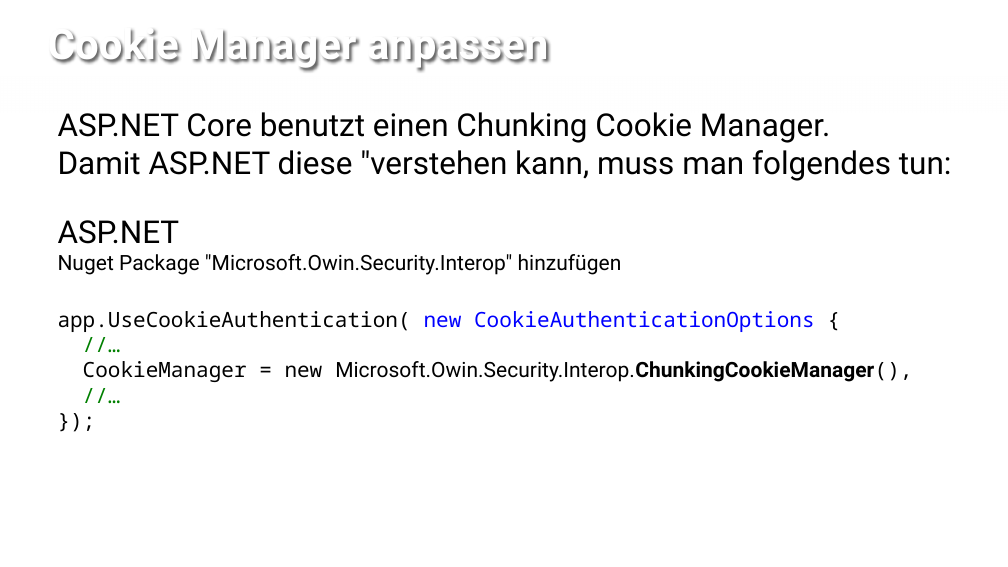
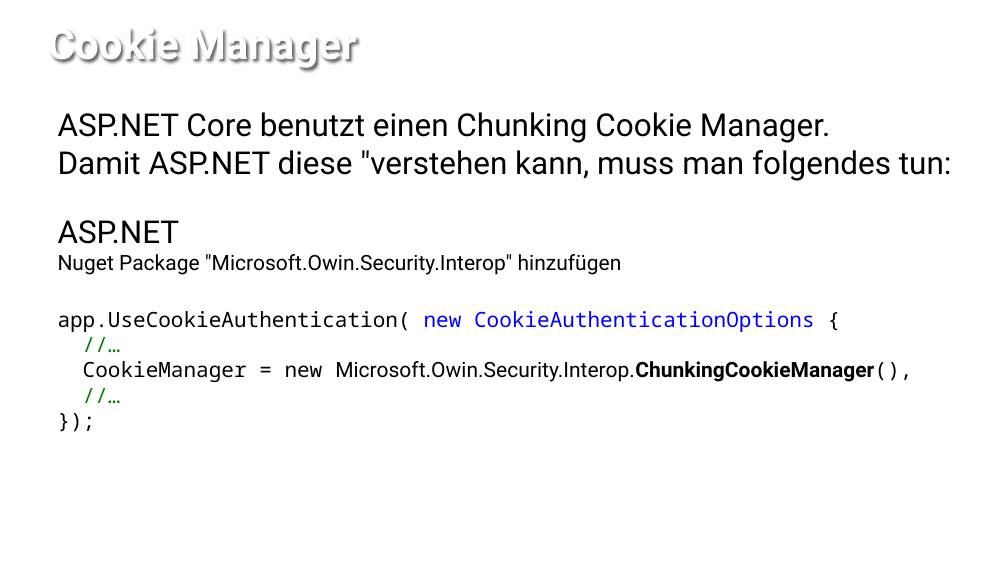
Before and after one commit to rlfkrl/NetCologne2017, a slide deck: slide 12 of slides/open id connect - share cookies.pptx. Drawn at 1008x567 pixels with LibreOffice and Linux fonts; fonts in the diff are those of the drawing; background and template pictures are left out. Boxes give left, top, right and bottom in pixels: in the first picture for what was removed or moved away, otherwise in the second. Text is boxed around its words. In the diff, an @@ line names an element or a change of style, - is before the commit and + after.

```diff
--- a/slides/open id connect - share cookies.pptx
+++ b/slides/open id connect - share cookies.pptx
@@ title at box(48, 29, 356, 69): text changed @@
-Cookie Manager anpassen
+Cookie Manager
```
Also in this commit, not shown: 8 other slides changed, 1 slide added.
